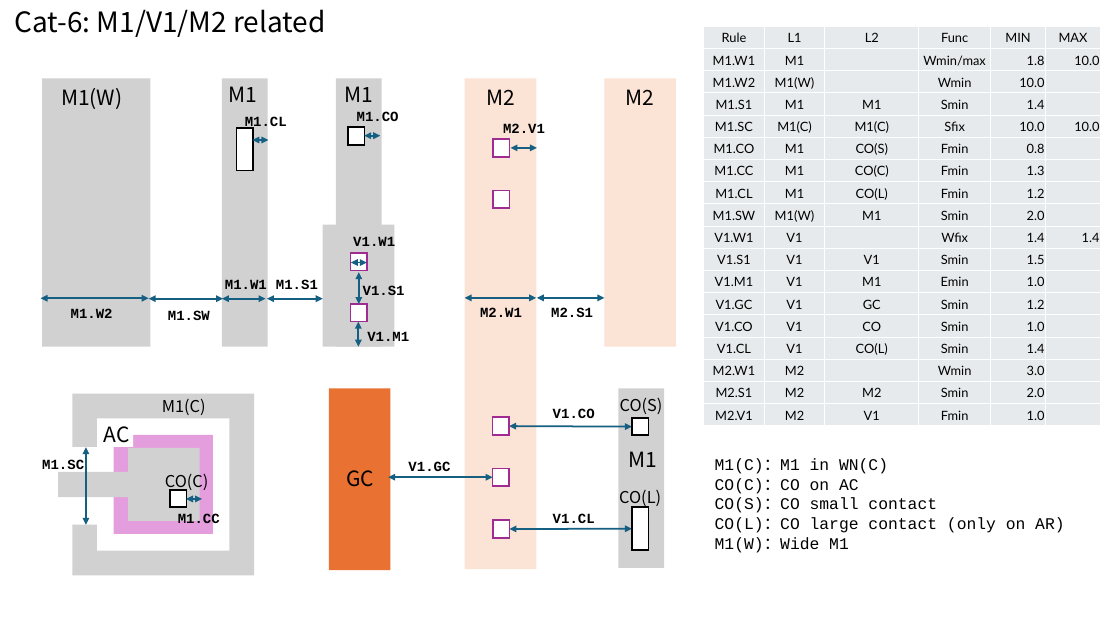
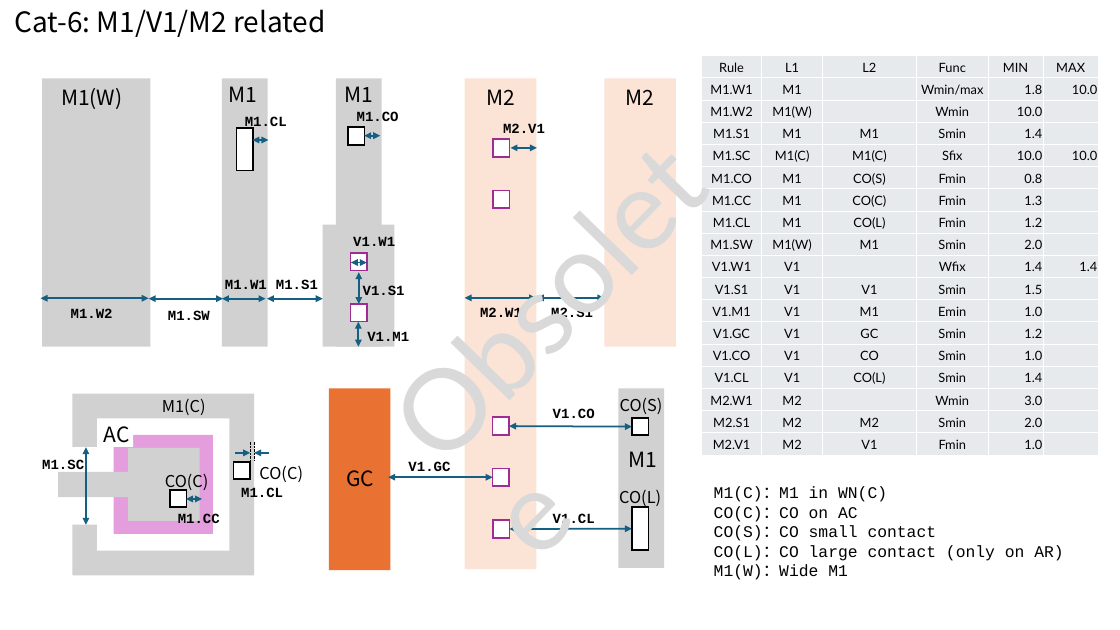
Before and after one commit to OpenSUSI/TR-1um, a slide deck: slide 21 of Document/TR-1um_DRC_summary.pptx (slide 8 before the commit). Drawn at 1120x630 pixels with LibreOffice and Linux fonts; fonts in the diff are those of the drawing. Boxes give left, top, right and bottom in pixels: in the first picture for what was removed or moved away, otherwise in the second. Text is boxed around its words. In the diff, an @@ line names an element or a change of style, - is before the commit and + after.

```diff
--- a/Document/TR-1um_DRC_summary.pptx
+++ b/Document/TR-1um_DRC_summary.pptx
@@ table: place and size @@
-table at (704, 26, 1100, 426)
+table at (702, 55, 1097, 455)
@@ text added at (354, 76, 768, 495), 96 pt, text #D9D9D9 @@
+Obsolete
@@ line added from (250, 443) to (250, 461), #000000 0.75 pt dashed @@
@@ line added from (255, 443) to (255, 461), #000000 0.75 pt dashed @@
@@ rectangle added at (234, 462, 250, 480), fill #FFFFFF, outline #000000 1.5 pt @@
@@ arrow added from (235, 453) to (250, 453), #156082 1.5 pt @@
@@ arrow added from (270, 453) to (255, 453), #156082 1.5 pt @@
@@ text added at (259, 465, 303, 482), 14 pt, text #000000 @@
+CO(C)
@@ text "M1(C)：M1 in WN(C)": place and size @@
-text "M1(C)：M1 in WN(C)" at (715, 458, 1064, 553)
+text "M1(C)：M1 in WN(C)" at (714, 486, 1063, 580)
@@ text added at (241, 487, 283, 497), 12 pt, text #000000, bold @@
+M1.CL
```
Also in this commit, not shown: 9 other slides changed, 9 slides added, 1 other file.
